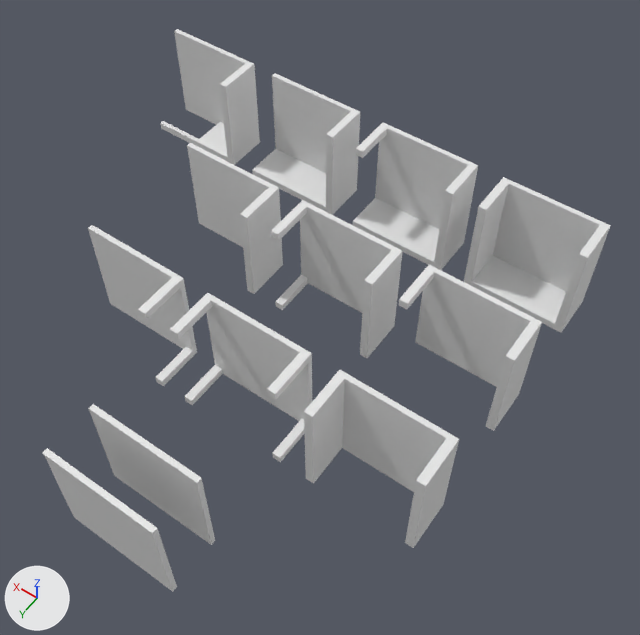
Two versions of the Blender file Hide your body/Assets/Scenes/MainScene/Prefabs/hallways/walls.blend, one commit apart.
Both versions are drawn from a camera (50 mm lens) standing at (-6.1, 16.3, 23.3) and looking at (4.7, 1.3, -0.4). Lighting does not change. The marker at lower left points along +X, +Y and +Z.

In view in the first picture: '90Turn1x1', 'T1x1', 'ceiling1x1', 'corner1x1', 'cornerDoor1x1', 'cross1x1', 'deadEnd1x1', 'doorOut1x1', 'floor1x1', 'hallway1x1', 'wall1x1', 'wallnCorner1x1'.
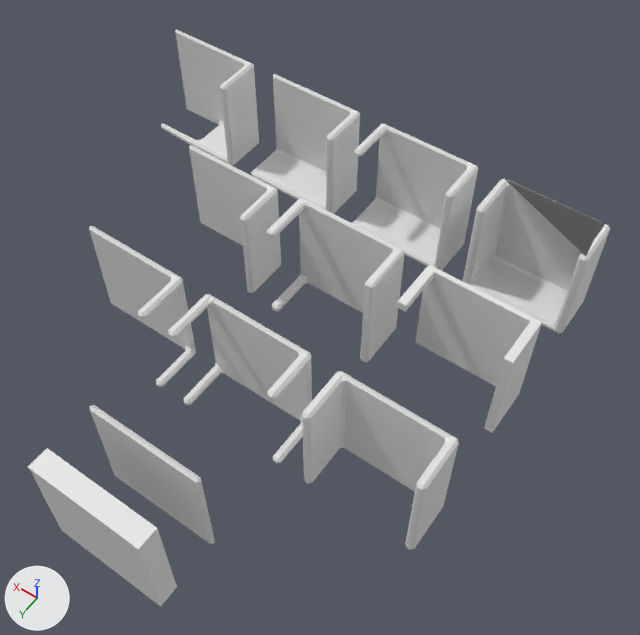
The change, as a diff of the scene's bpy script:
```diff
--- a/Hide your body/Assets/Scenes/MainScene/Prefabs/hallways/walls.blend.py
+++ b/Hide your body/Assets/Scenes/MainScene/Prefabs/hallways/walls.blend.py
@@ me_cube_016 @@
 me_cube_016.from_pydata(...)  # 39 vertices, 28 faces; spans x -2.0..2.0, y -0.99..0.77, z -1.99..1.99
 # used by ob_hallway1x1; location = (0.0, 5.0, 0.0)
+# me_cube_016 part 1: the whole mesh is scaled about its middle by (1.02, 1.08, 1.02), then moved by (0.0, 0.05, 0.0)
@@ me_cube_010 @@
 me_cube_010.from_pydata(...)  # 74 vertices, 80 faces; spans x -2.01..2.01, y 0.79..0.97, z -2.01..2.0
 # used by ob_ceiling1x1; location = (5.0, 10.0, 0.0)
+# me_cube_010 part 2: all 25 vertices in x -2.01..2.01, y 0.96..0.97, z -2.01..2.0 are moved by (0.0, 0.53, 0.0)
@@ me_cube_009 @@
 # used by ob_cross1x1; location = (5.0, 5.0, 0.0)
-me_cube_009.from_pydata(...)  # 85 vertices, 77 faces; spans x -2.0..2.0, y -0.99..0.78, z -1.99..1.99
+me_cube_009.from_pydata(...)  # 85 vertices, 77 faces; spans x -2.04..2.04, y -1.0..0.9, z -2.03..2.03
+# me_cube_009 part 3: 85 of 85 vertices moved; they spanned x -2.0..2.0, y -0.99..0.78, z -1.99..1.99 and now span x -2.04..2.04, y -1.0..0.9, z -2.03..2.03; mean shift (0.0, 0.02, 0.0); largest move (2.0, 0.78, 1.99) -> (2.04, 0.9, 2.03)
@@ me_cube_008 @@
 # used by ob_t1x1; location = (5.0, 0.0, 0.0)
-me_cube_008.from_pydata(...)  # 76 vertices, 69 faces; spans x -2.0..2.0, y -1.0..0.77, z -1.99..2.0
+me_cube_008.from_pydata(...)  # 76 vertices, 69 faces; spans x -2.1..2.11, y -1.03..0.93, z -2.09..2.1
+# me_cube_008 part 4: 76 of 76 vertices moved; they spanned x -2.0..2.0, y -1.0..0.77, z -1.99..2.0 and now span x -2.1..2.11, y -1.03..0.93, z -2.09..2.1; mean shift (0.0, 0.02, 0.0); largest move (2.0, 0.77, 2.0) -> (2.11, 0.93, 2.1)
@@ me_cube_005 @@
 # used by ob_deadend1x1; location = (0.0, -5.0, 0.0)
-me_cube_005.from_pydata(...)  # 38 vertices, 28 faces; spans x -2.0..2.0, y -0.97..0.8, z -2.01..1.98
+me_cube_005.from_pydata(...)  # 38 vertices, 28 faces; spans x -2.04..2.04, y -0.98..0.92, z -2.05..2.02
+# me_cube_005 part 5: 38 of 38 vertices moved; they spanned x -2.0..2.0, y -0.97..0.8, z -2.01..1.98 and now span x -2.04..2.04, y -0.98..0.92, z -2.05..2.02; mean shift (0.0, 0.03, 0.0); largest move (2.0, 0.8, -2.01) -> (2.04, 0.92, -2.05)
@@ ob_cornerdoor1x1 @@
 ob_cornerdoor1x1.location = (15.0, -5.0, 0.0)
+_m = ob_cornerdoor1x1.modifiers.new('Bevel', 'BEVEL')
+_m.limit_method = 'NONE'
+_m.spread = 0.0
@@ ob_hallway1x1 @@
 ob_hallway1x1.location = (0.0, 5.0, 0.0)
+_m = ob_hallway1x1.modifiers.new('Bevel', 'BEVEL')
+_m.limit_method = 'NONE'
+_m.spread = 0.0
@@ ob_corner1x1 @@
 ob_corner1x1.location = (10.0, -5.0, 0.0)
+_m = ob_corner1x1.modifiers.new('Bevel', 'BEVEL')
+_m.limit_method = 'NONE'
+_m.spread = 0.0
@@ ob_doorout1x1 @@
 ob_doorout1x1.location = (10.0, 5.0, 0.0)
+_m = ob_doorout1x1.modifiers.new('Bevel', 'BEVEL')
+_m.limit_method = 'NONE'
+_m.spread = 0.0
@@ ob_cross1x1 @@
 ob_cross1x1.location = (5.0, 5.0, 0.0)
+_m = ob_cross1x1.modifiers.new('Bevel', 'BEVEL')
+_m.limit_method = 'NONE'
+_m.spread = 0.0
@@ ob_90turn1x1 @@
 ob_90turn1x1.location = (5.0, -5.0, 0.0)
+_m = ob_90turn1x1.modifiers.new('Bevel', 'BEVEL')
+_m.limit_method = 'NONE'
+_m.spread = 0.0
@@ ob_deadend1x1 @@
 ob_deadend1x1.location = (0.0, -5.0, 0.0)
+_m = ob_deadend1x1.modifiers.new('Bevel', 'BEVEL')
+_m.limit_method = 'NONE'
+_m.spread = 0.0
```

Pixel boxes [x1, y1, x2, y2] of what changed, in the pictures (640 x 635 px):
'deadEnd1x1', reshaped, modifiers changed
    before: [464, 177, 611, 332]
    after: [463, 178, 610, 333]
'hallway1x1', mesh rescaled, modifiers changed
    before: [304, 370, 459, 548]
    after: [302, 371, 459, 550]
'90Turn1x1', modifiers changed
    before: [353, 123, 478, 270]
    after: [352, 124, 478, 271]
'T1x1', reshaped
    before: [271, 200, 403, 358]
    after: [267, 198, 405, 362]
'corner1x1', modifiers changed
    before: [252, 73, 360, 215]
    after: [251, 74, 360, 214]
'ceiling1x1', reshaped (10% wider, 10% taller)
    before: [42, 448, 177, 592]
    after: [28, 448, 177, 606]
'cross1x1', reshaped, modifiers changed
    before: [170, 293, 312, 462]
    after: [168, 294, 312, 463]
'cornerDoor1x1', modifiers changed
    before: [160, 29, 260, 165]
    after: [161, 30, 259, 166]
'doorOut1x1', modifiers changed
    before: [88, 225, 197, 386]
    after: [89, 226, 196, 387]
